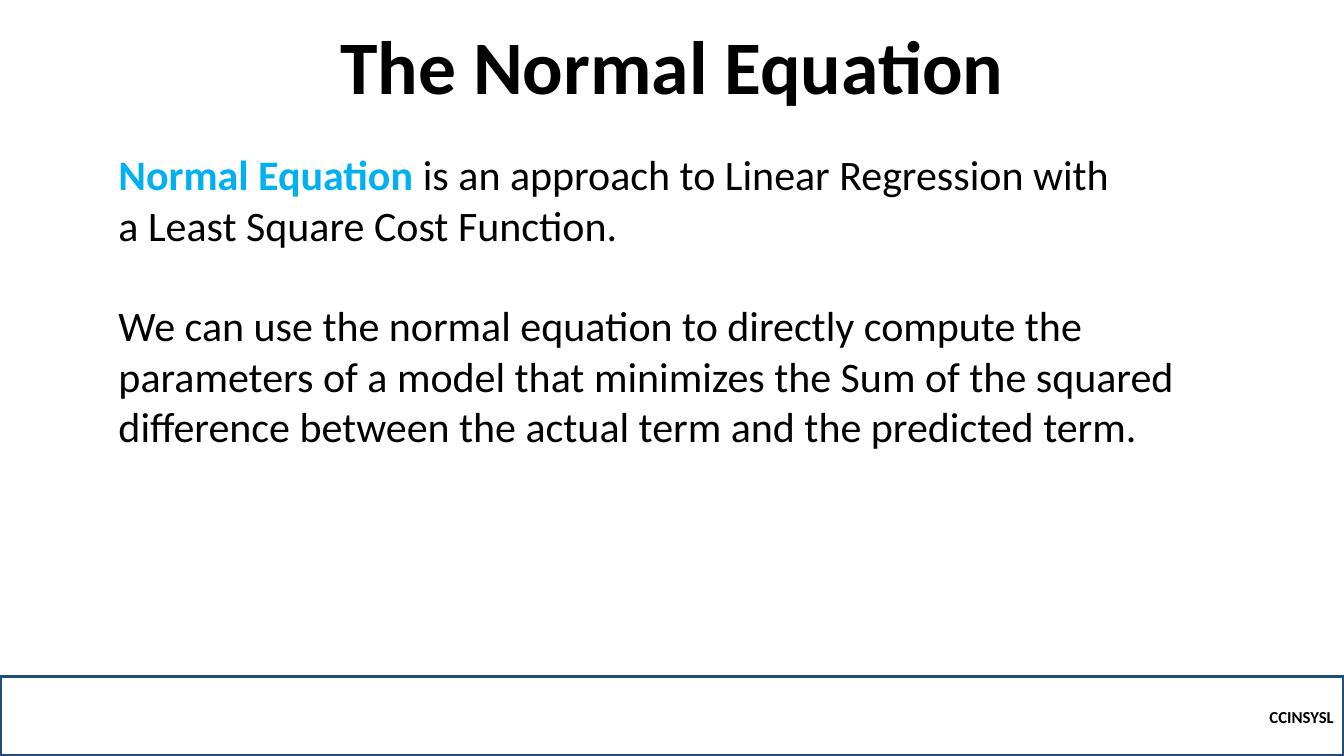
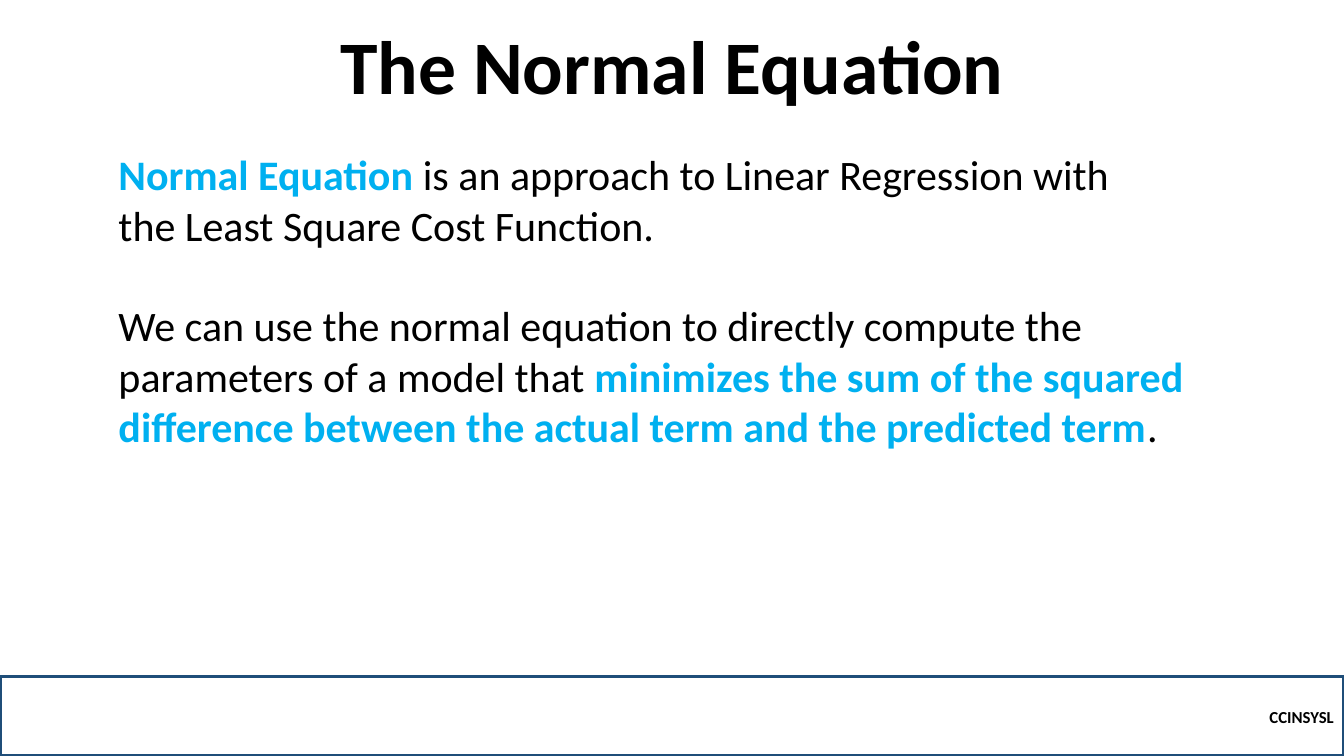
Before and after one commit to robitussin/CCINSYSL, a slide deck: slide 3 of 5 - Multiple Linear Regression/Normal Equation.pptx (slide 4 before the commit). Drawn at 1344x756 pixels with LibreOffice and Linux fonts; fonts in the diff are those of the drawing; background and template pictures are left out. Boxes give left, top, right and bottom in pixels: in the first picture for what was removed or moved away, otherwise in the second. Text is boxed around its words. In the diff, an @@ line names an element or a change of style, - is before the commit and + after.

```diff
--- a/5 - Multiple Linear Regression/Normal Equation.pptx
+++ b/5 - Multiple Linear Regression/Normal Equation.pptx
@@ text at bbox=[118, 160, 1184, 449]: text changed @@
-Normal Equation is an approach to Linear Regression with a Least Square Cost Function.
-We can use the normal equation to directly compute the parameters of a model that minimizes the Sum of the squared difference between the actual term and the predicted term.
+Normal Equation is an approach to Linear Regression with the Least Square Cost Function.
+We can use the normal equation to directly compute the parameters of a model that minimizes the sum of the squared difference between the actual term and the predicted term.
```
Also in this commit, not shown: 3 other slides changed, 1 slide added, 1 slide removed, 7 other files.
